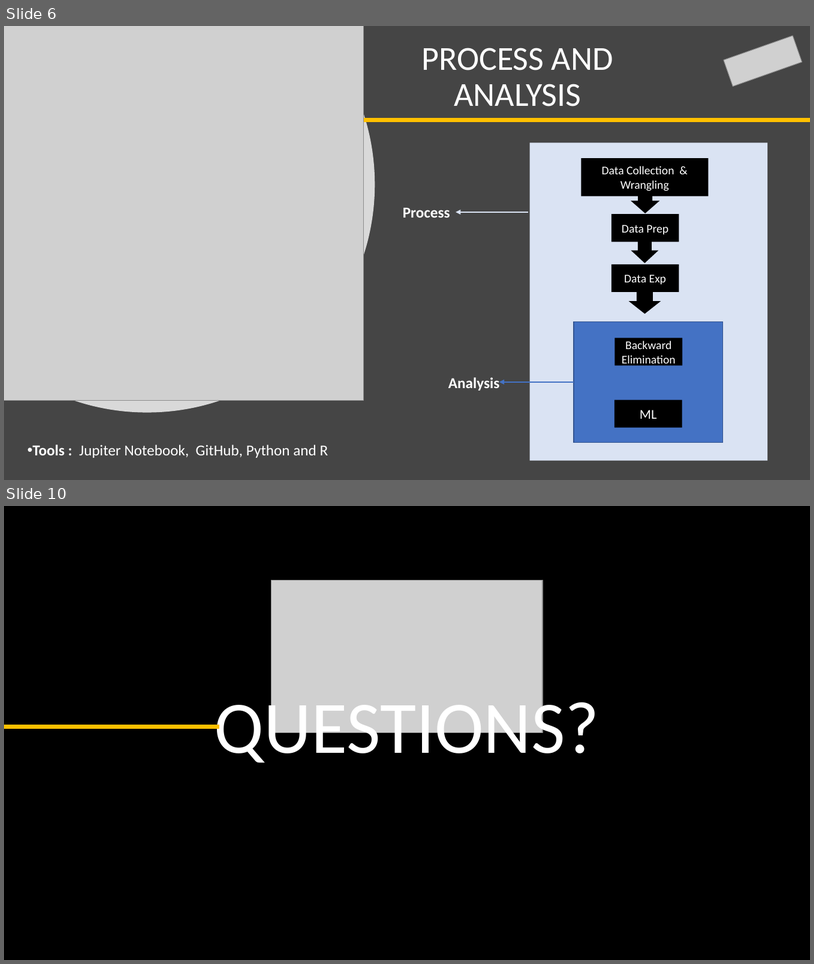
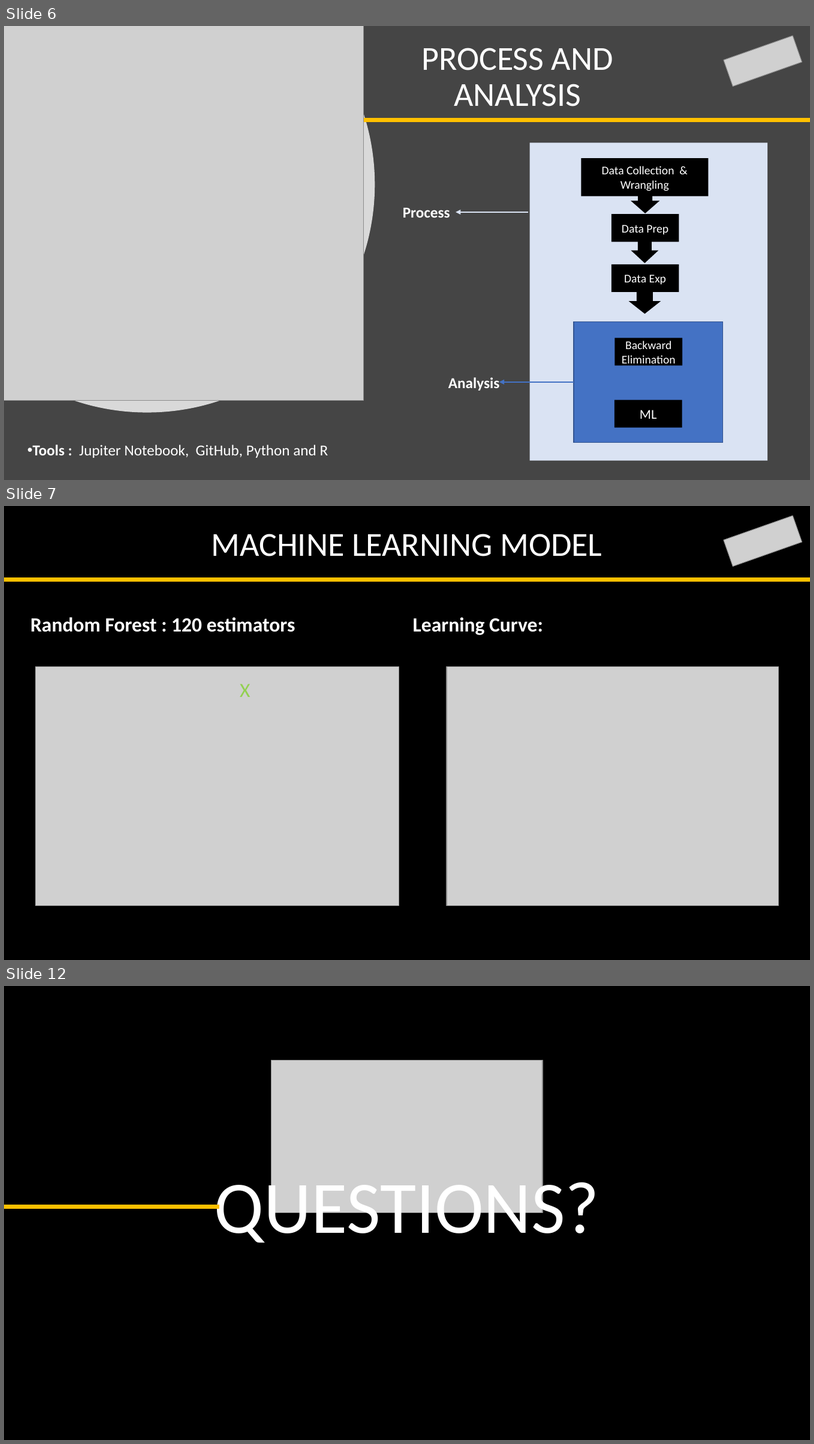
Before and after one commit to MrAshTag/Drone_Faults_Anomaly_Detection, a slide deck: Drone_Faults_and_Anomaly_detection.pptx. Shown one above the other, each under a label of ours: slides 6 and 10 before the commit, slides 6, 7 and 12 after it; the slides between them are not shown. The pictures are 814x964 and 814x1444 pixels, drawn with LibreOffice and Linux fonts; fonts in the diff are those of the drawing; grey boxes stand for pictures; background and template pictures are left out. Boxes give left, top, right and bottom in pixels: in the first picture for what was removed or moved away, otherwise in the second. Text is boxed around its words. In the diff, an @@ line names an element or a change of style, - is before the commit and + after.

```diff
--- a/Drone_Faults_and_Anomaly_detection.pptx
+++ b/Drone_Faults_and_Anomaly_detection.pptx
@@ slide 7 added at bbox=[4, 506, 810, 960], background picture (left out) @@
@@ picture added at bbox=[725, 516, 803, 567] @@
@@ title added at bbox=[212, 534, 602, 556], 40 pt, text #FFFFFF @@
+MACHINE LEARNING MODEL
@@ line added from (4, 580) to (810, 580), #FFC000 4.5 pt @@
@@ table added at bbox=[24, 610, 791, 946], 1 rows, 2 columns @@
+Random Forest : 120 estimators | Learning Curve:
@@ picture added at bbox=[35, 666, 399, 905] @@
@@ picture added at bbox=[447, 666, 779, 905] @@
@@ text added at bbox=[240, 684, 250, 697], 24 pt, text #92D050 @@
+X
@@ what was slide 10 is now slide 12 @@
```
Also in this commit, not shown: 7 slides changed, 1 other slide added.
